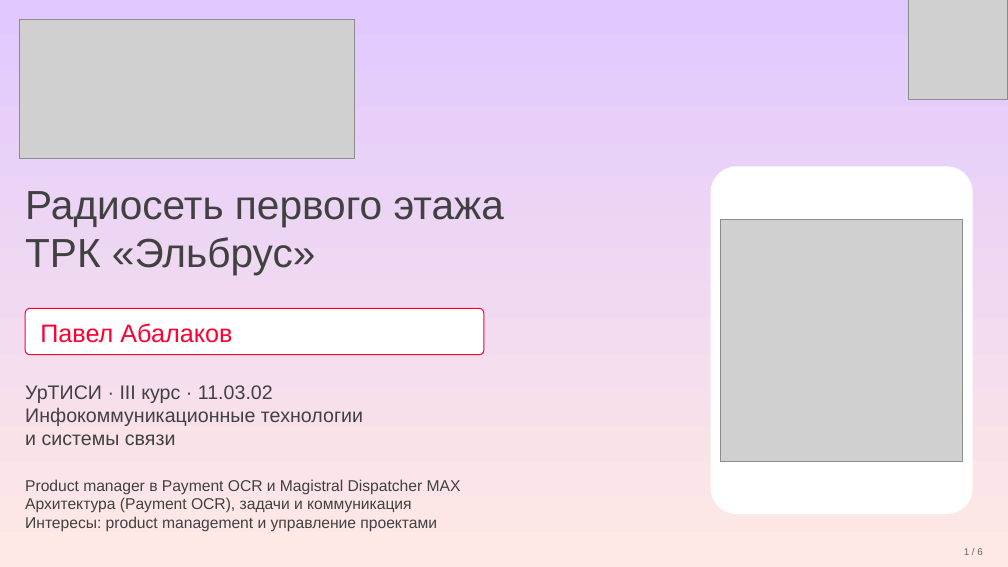
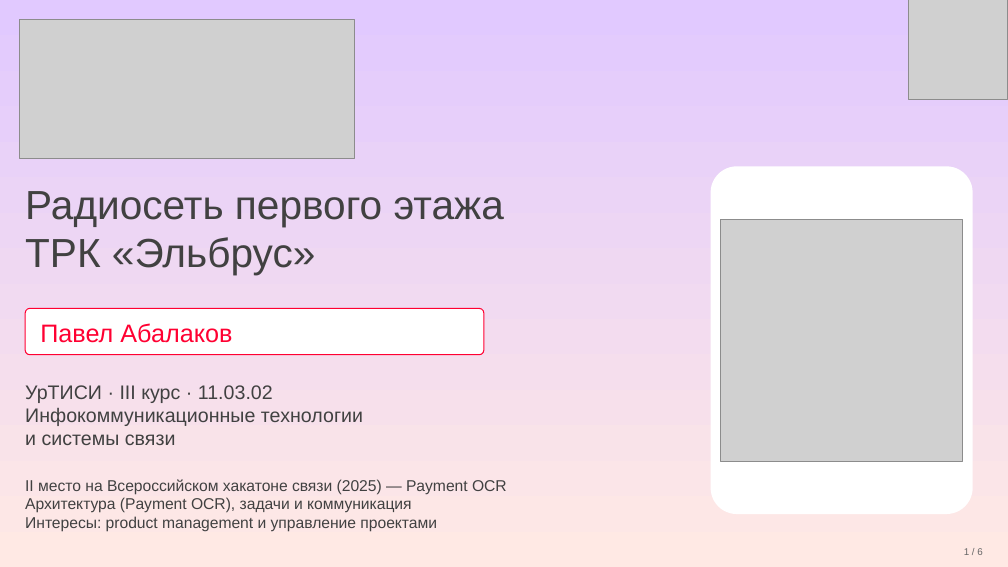
Before and after one commit to abalakovpa/mts-engineer-hack-2026-radio, a slide deck: slide 1 of presentation/defense.pptx. Drawn at 1008x567 pixels with LibreOffice and Linux fonts; fonts in the diff are those of the drawing; grey boxes stand for pictures. Boxes give left, top, right and bottom in pixels: in the first picture for what was removed or moved away, otherwise in the second. Text is boxed around its words. In the diff, an @@ line names an element or a change of style, - is before the commit and + after.

```diff
--- a/presentation/defense.pptx
+++ b/presentation/defense.pptx
@@ text at box(25, 479, 507, 494): text changed @@
-Product manager в Payment OCR и Magistral Dispatcher MAX
+II место на Всероссийском хакатоне связи (2025) — Payment OCR
```
Also in this commit, not shown: 14 other files.
